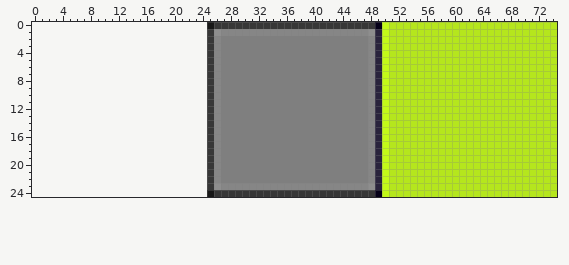
Two states of a sprite sheet, www/img/tileset.png. The picture above was drawn from the file before the commit.
The file is 50x25 pixels. Colours within 5 levels of each other are drawn and written as one. The old version is drawn lined up with the new one, on the new canvas.
Now the later version:
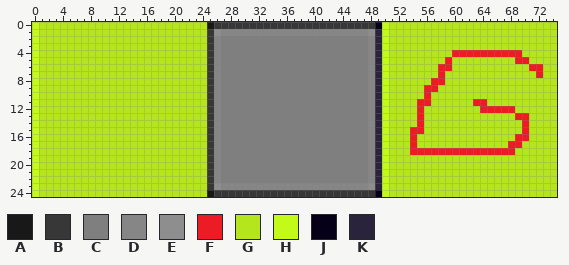
Palette (. is transparent): A #181818  B #373737  C #7f7f7f  D #868686  E #8e8e8e  F #ed1c24  G #b5e61d  H #c3fa18  J #050018  K #29233c
What changed:
{"change": "canvas 50x25 -> 75x25, the old top-left corner now at 25,0"}
{"y":0,"x":0,"old":".........................","new":"HGGGGGGGGGGGGGGGGGGGGGGGG"}
{"y":1,"x":0,"old":".........................","new":"HGGGGGGGGGGGGGGGGGGGGGGGG"}
{"y":2,"x":0,"old":".........................","new":"HGGGGGGGGGGGGGGGGGGGGGGGG"}
{"y":3,"x":0,"old":".........................","new":"HGGGGGGGGGGGGGGGGGGGGGGGG"}
{"y":4,"x":0,"old":".........................","new":"HGGGGGGGGGGGGGGGGGGGGGGGG"}
{"y":4,"x":60,"old":"GGGGGGGGGG","new":"FFFFFFFFFF"}
{"y":5,"x":0,"old":".........................","new":"HGGGGGGGGGGGGGGGGGGGGGGGG"}
{"y":5,"x":59,"old":"G","new":"F"}
{"y":5,"x":69,"old":"GG","new":"FF"}
{"y":6,"x":0,"old":".........................","new":"HGGGGGGGGGGGGGGGGGGGGGGGG"}
{"y":6,"x":58,"old":"GG","new":"FF"}
{"y":6,"x":71,"old":"GG","new":"FF"}
{"y":7,"x":0,"old":".........................","new":"HGGGGGGGGGGGGGGGGGGGGGGGG"}
{"y":7,"x":58,"old":"G","new":"F"}
{"y":7,"x":72,"old":"G","new":"F"}
{"y":8,"x":0,"old":".........................","new":"HGGGGGGGGGGGGGGGGGGGGGGGG"}
{"y":8,"x":57,"old":"GG","new":"FF"}
{"y":9,"x":0,"old":".........................","new":"HGGGGGGGGGGGGGGGGGGGGGGGG"}
{"y":9,"x":56,"old":"GG","new":"FF"}
{"y":10,"x":0,"old":".........................","new":"HGGGGGGGGGGGGGGGGGGGGGGGG"}
{"y":10,"x":56,"old":"G","new":"F"}
{"y":11,"x":0,"old":".........................","new":"HGGGGGGGGGGGGGGGGGGGGGGGG"}
{"y":11,"x":55,"old":"GG","new":"FF"}
{"y":11,"x":63,"old":"GG","new":"FF"}
{"y":12,"x":0,"old":".........................","new":"HGGGGGGGGGGGGGGGGGGGGGGGG"}
{"y":12,"x":55,"old":"G","new":"F"}
{"y":12,"x":64,"old":"GGGGG","new":"FFFFF"}
{"y":13,"x":0,"old":".........................","new":"HGGGGGGGGGGGGGGGGGGGGGGGG"}
{"y":13,"x":55,"old":"G","new":"F"}
{"y":13,"x":69,"old":"GG","new":"FF"}
{"y":14,"x":0,"old":".........................","new":"HGGGGGGGGGGGGGGGGGGGGGGGG"}
{"y":14,"x":55,"old":"G","new":"F"}
{"y":14,"x":70,"old":"G","new":"F"}
{"y":15,"x":0,"old":".........................","new":"HGGGGGGGGGGGGGGGGGGGGGGGG"}
{"y":15,"x":54,"old":"GG","new":"FF"}
{"y":15,"x":70,"old":"G","new":"F"}
{"y":16,"x":0,"old":".........................","new":"HGGGGGGGGGGGGGGGGGGGGGGGG"}
{"y":16,"x":54,"old":"G","new":"F"}
{"y":16,"x":69,"old":"GG","new":"FF"}
{"y":17,"x":0,"old":".........................","new":"HGGGGGGGGGGGGGGGGGGGGGGGG"}
{"y":17,"x":54,"old":"G","new":"F"}
{"y":17,"x":68,"old":"GG","new":"FF"}
{"y":18,"x":0,"old":".........................","new":"HGGGGGGGGGGGGGGGGGGGGGGGG"}
{"y":18,"x":54,"old":"GGGGGGGGGGGGGGG","new":"FFFFFFFFFFFFFFF"}
{"y":19,"x":0,"old":".........................","new":"HGGGGGGGGGGGGGGGGGGGGGGGG"}
{"y":20,"x":0,"old":".........................","new":"HGGGGGGGGGGGGGGGGGGGGGGGG"}
{"y":21,"x":0,"old":".........................","new":"HGGGGGGGGGGGGGGGGGGGGGGGG"}
{"y":22,"x":0,"old":".........................","new":"HGGGGGGGGGGGGGGGGGGGGGGGG"}
{"y":23,"x":0,"old":".........................","new":"HGGGGGGGGGGGGGGGGGGGGGGGG"}
{"y":24,"x":0,"old":".........................","new":"HGGGGGGGGGGGGGGGGGGGGGGGG"}
{"label":"added","picture_box":[32,22,207,197]}
{"label":"changed","picture_box":[410,50,543,155]}
